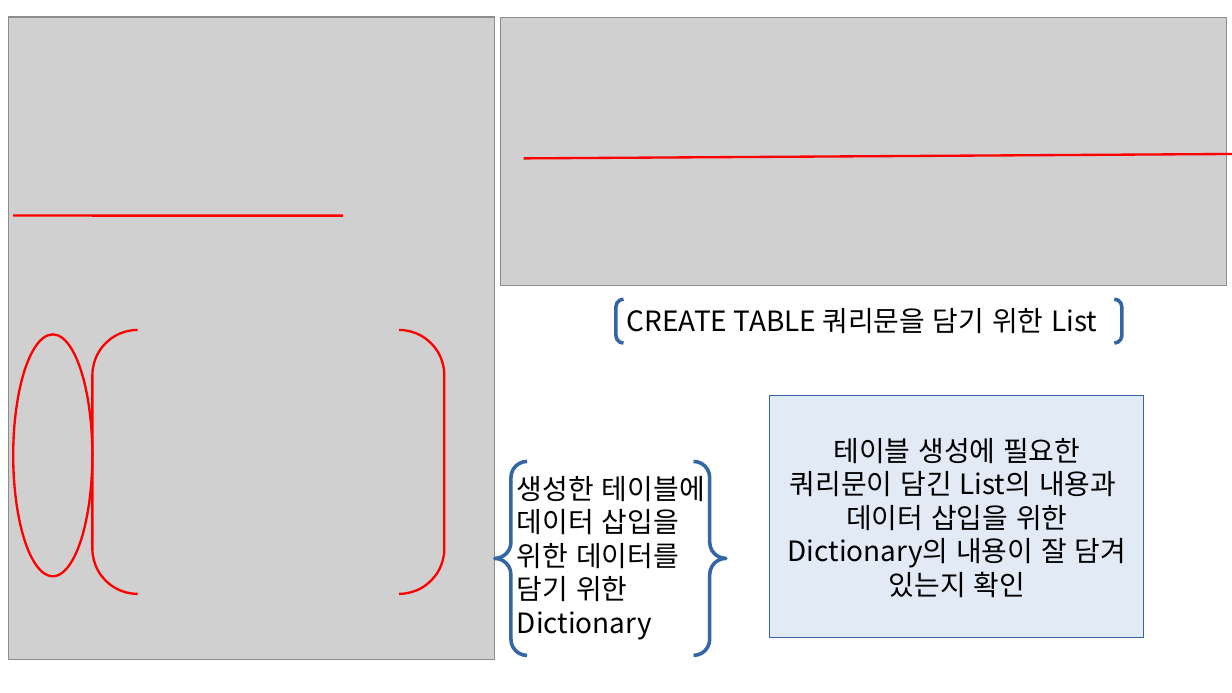
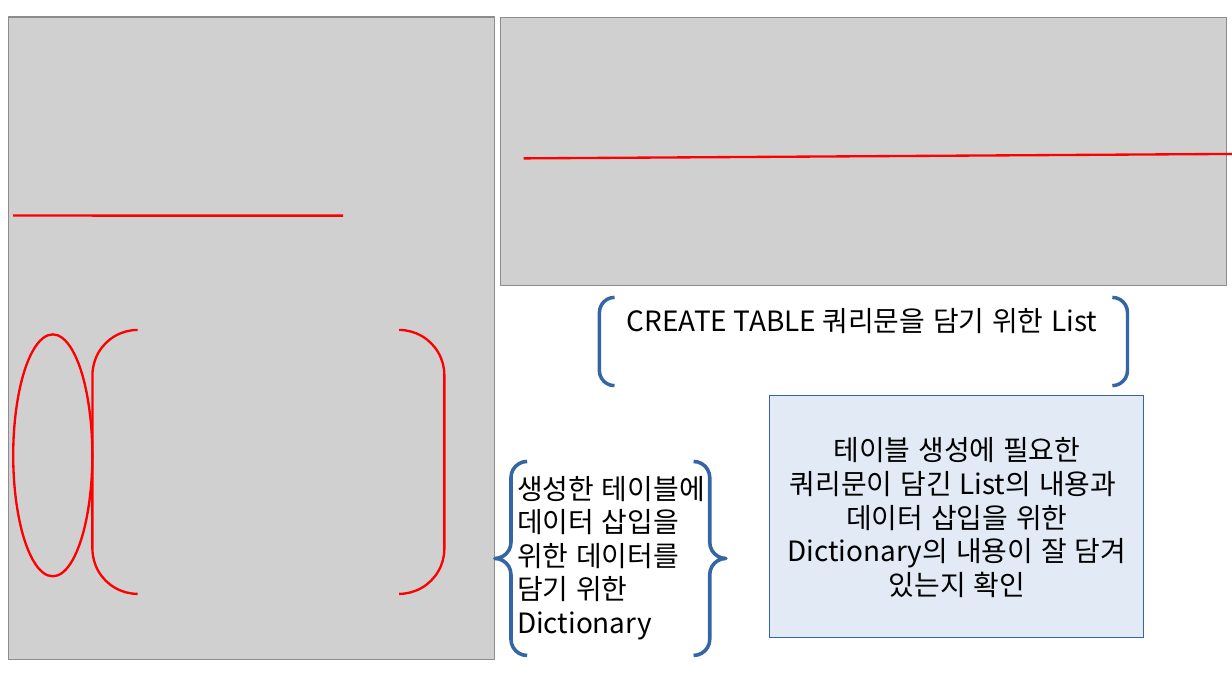
Before and after one commit to deardeer123/workspace_sts, a slide deck: slide 11 of python_study/project_python/파이썬_프로젝트2/파이선발표.pptx (slide 10 before the commit). Drawn at 1232x693 pixels with LibreOffice and Linux fonts; fonts in the diff are those of the drawing; grey boxes stand for pictures. Boxes give left, top, right and bottom in pixels: in the first picture for what was removed or moved away, otherwise in the second. Text is boxed around its words. In the diff, an @@ line names an element or a change of style, - is before the commit and + after.

```diff
--- a/python_study/project_python/파이썬_프로젝트2/파이선발표.pptx
+++ b/python_study/project_python/파이썬_프로젝트2/파이선발표.pptx
@@ bracket pair: place and size @@
-bracket pair at box(616, 300, 1122, 343)
+bracket pair at box(599, 297, 1128, 386)
@@ bracket pair at box(599, 297, 1128, 386): outline #3465A4 2.3 pt to #3465A4 2.25 pt @@
```
Also in this commit, not shown: 10 other slides changed, 4 slides added, 3 slides removed, 15 other files.
